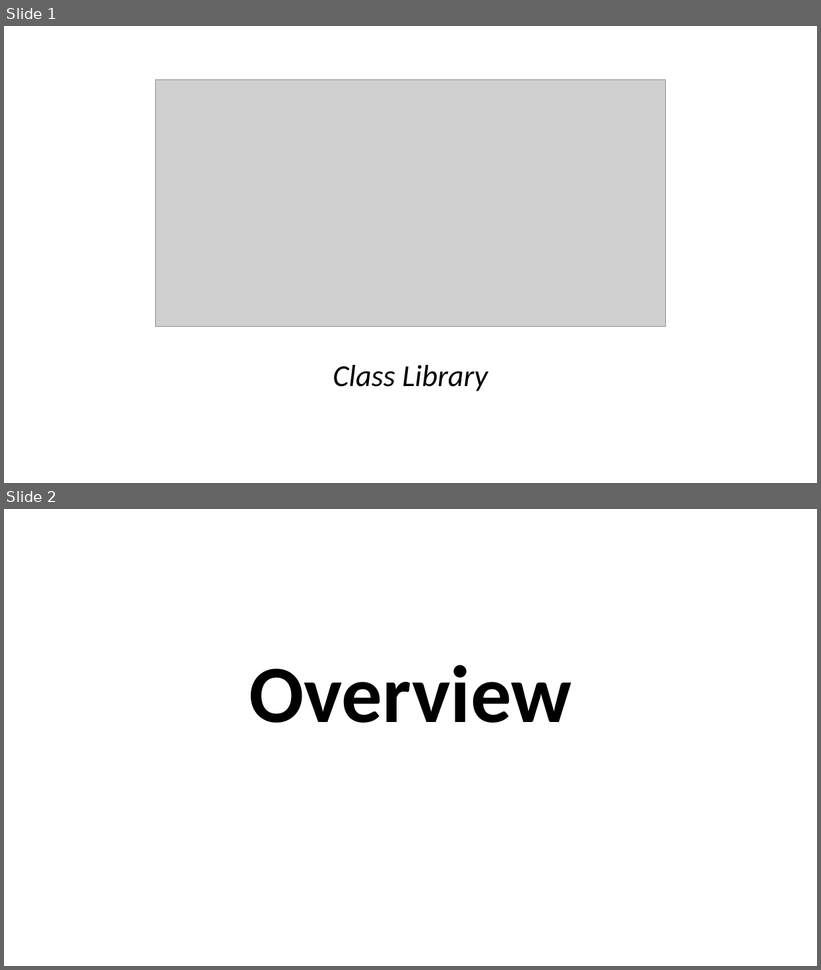
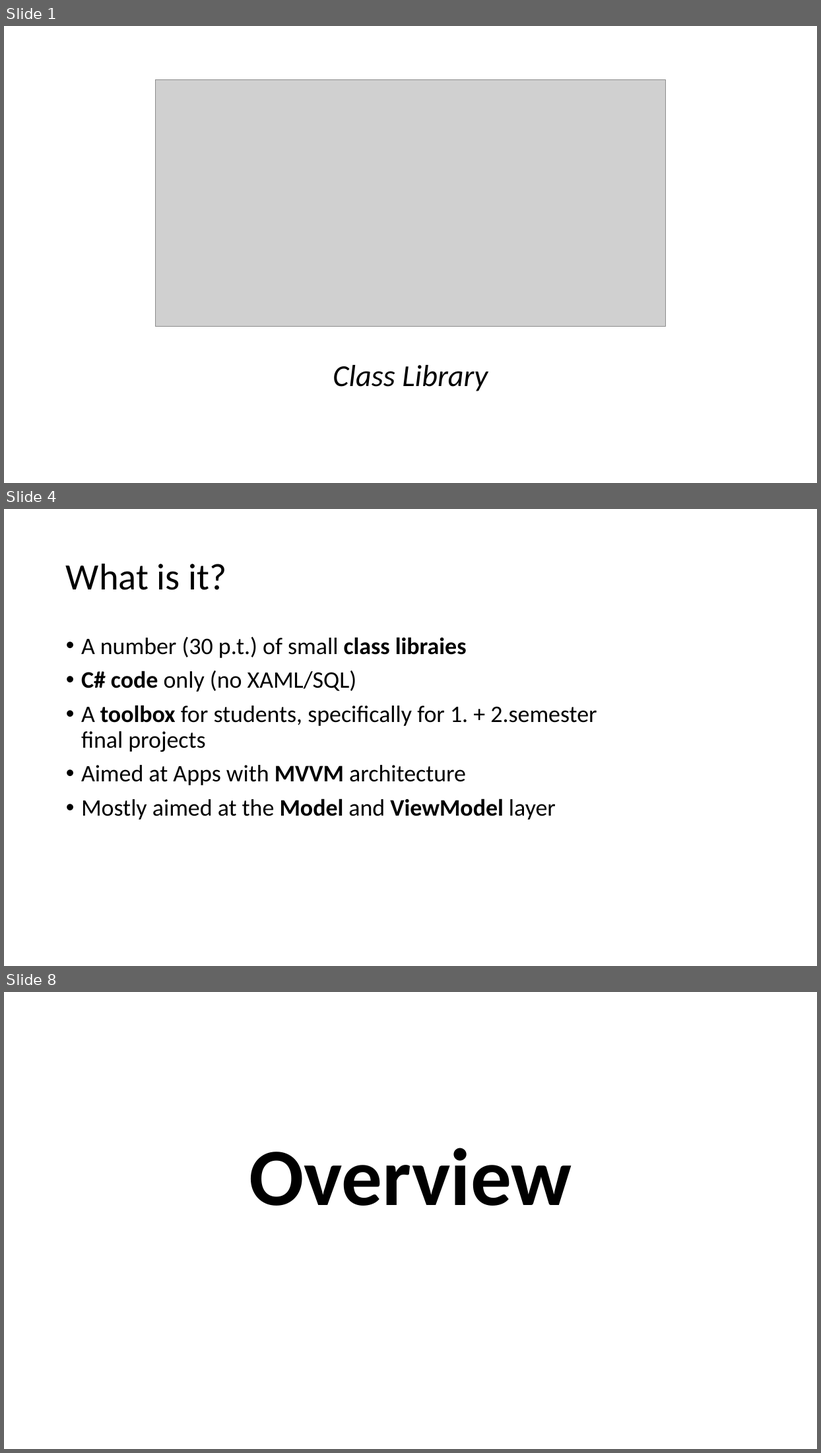
Before and after one commit to perl-easj/Teaching-materials, a slide deck: CSharpProgramming/Presentations/MVVMStarter Class Library.pptx. Shown one above the other, each under a label of ours: slides 1 and 2 before the commit, slides 1, 4 and 8 after it; the slides between them are not shown. The pictures are 821x970 and 821x1453 pixels, drawn with LibreOffice and Linux fonts; fonts in the diff are those of the drawing; grey boxes stand for pictures. Boxes give left, top, right and bottom in pixels: in the first picture for what was removed or moved away, otherwise in the second. Text is boxed around its words. In the diff, an @@ line names an element or a change of style, - is before the commit and + after.

```diff
--- a/CSharpProgramming/Presentations/MVVMStarter Class Library.pptx
+++ b/CSharpProgramming/Presentations/MVVMStarter Class Library.pptx
@@ slide 4 added at bbox=[4, 509, 817, 966], background #FFFFFF @@
@@ title added at bbox=[66, 563, 227, 590], 44 pt, text #000000 @@
+What is it?
@@ text added at bbox=[81, 637, 597, 820], 28 pt, text #000000 @@
+• A number (30 p.t.) of small class libraies
+• C# code only (no XAML/SQL)
+• A toolbox for students, specifically for 1. + 2.semester final projects
+• Aimed at Apps with MVVM architecture
+• Mostly aimed at the Model and ViewModel layer
@@ what was slide 2 is now slide 8 @@
```
Also in this commit, not shown: 3 slides changed, 10 other slides added, 2 other files.
